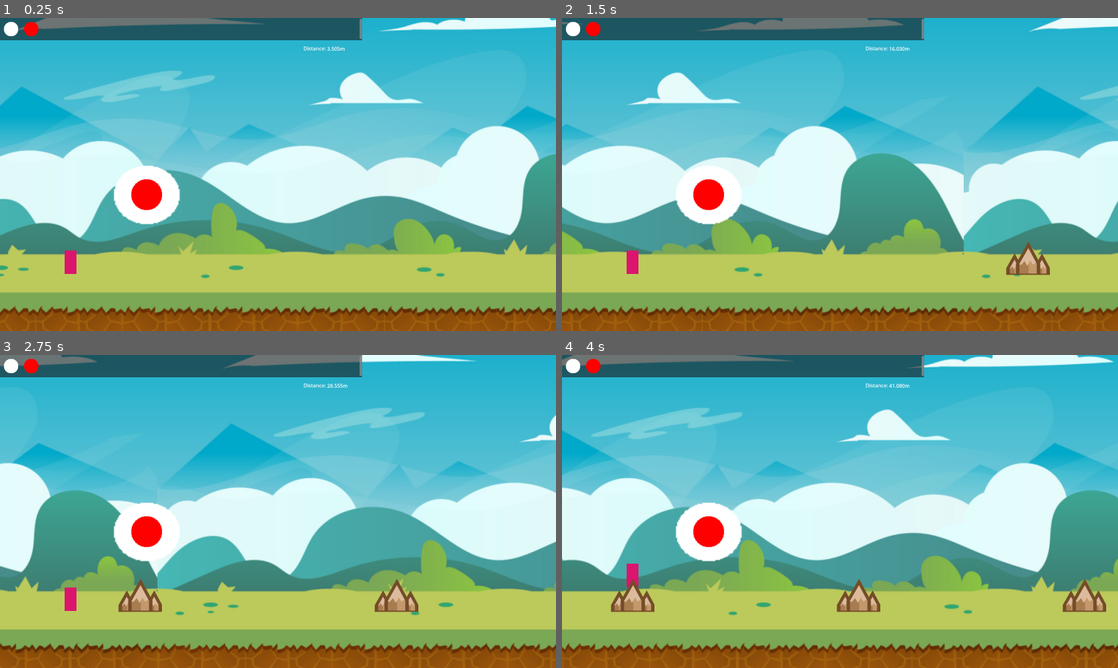
Above: before the commit, frames 1-4 (two rows, left to right).
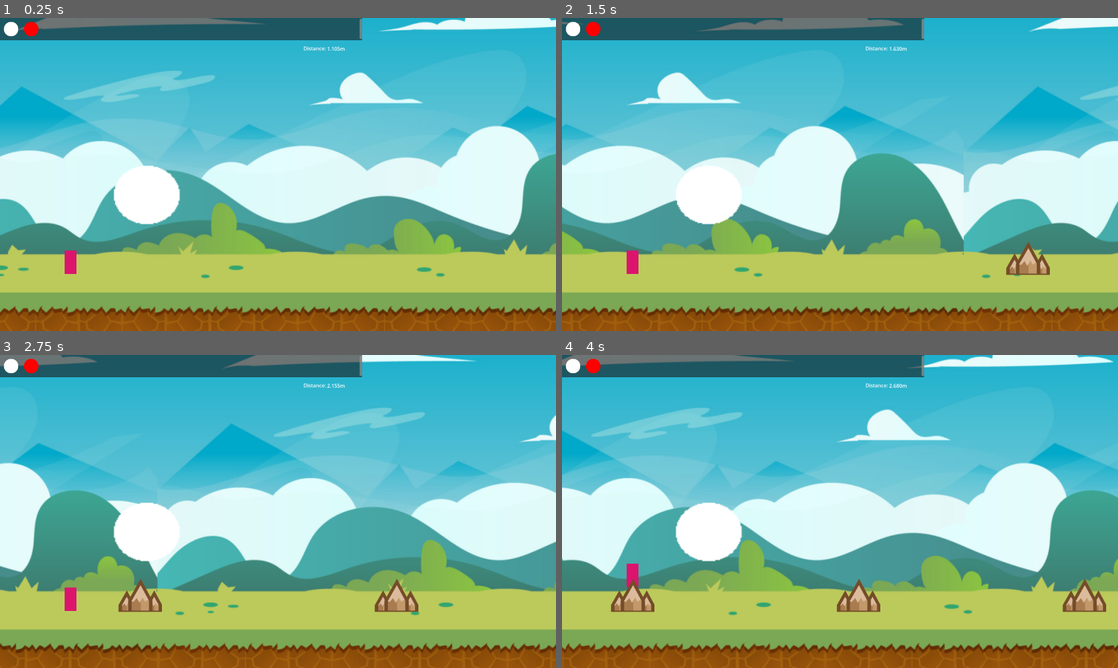
Above: after the commit, the same moments.

Repository: sarahletchford42/the-big-race
Game: Godot game, scene res://scenes/main_scene.tscn
Same seed, same stepped clock (60 frames per second), same inputs: the game is played once before the commit and once after it. The engine's default icon, where the game draws it, is replaced by a stand-in: a white triangle on a blue panel in a dark square.
Inputs:
- Up to frame 1 (0.25 s): no input
- Up to frame 2 (1.5 s): tap Enter (ui_accept) at 0.5, 0.77 s
- Up to frame 3 (2.75 s): tap Enter (ui_accept) at 1.52 s
- Up to frame 4 (4 s): tap Enter (ui_accept) at 3.02, 3.77 s

The runs differ from the first frame. In frame 1, 0.5% of the frame differs, in the area x 23-61%, y 9-62%; in frame 2, 0.5%; in frame 3, 0.5%; in frame 4, 0.5%, in the area x 23-63%, y 9-62%.

Commit message:
further optimized/ distance
changed the way that distance is calculated and further optimized the UI so it hopefully should stop lagging

Diff:
--- a/scenes/UI/Distance_Value.gd
+++ b/scenes/UI/Distance_Value.gd
@@ -1,5 +1,6 @@
 extends RichTextLabel
 
+var velocity
 var distance = float(1)
 @export var speed : float
 
@@ -8,14 +9,14 @@
 	set_text(str(distance) + "m")
 
 func _ready():
-	pass
+	velocity = get_tree().root.get_node("Main_Scene/background_image1")
 
 
 func _process(delta):
-	var value = float(delta / speed)
+	var value = float(delta / (-velocity.velocity * speed))
 	dist_add(value)
 
-func speed_up():
+func speed_down():
 	if speed < 0.99999:
 		speed += .1
 		print(speed)
@@ -23,7 +24,7 @@
 	if speed >= 1:
 		speed = 1.0
 
-func speed_down():
+func speed_up():
 	if speed > 0.10001:
 		speed = speed - .1
 		print(speed)
--- a/scenes/UI/Food_Request.gd
+++ b/scenes/UI/Food_Request.gd
@@ -1,19 +1,22 @@
 extends TextureRect
 
-@onready var thought = get_tree().root.get_node("Main_Scene/Camera2D/Main_UI/CanvasLayer/Thought_Bubble")
-@onready var inv = get_tree().root.get_node("Main_Scene/Camera2D/Main_UI/CanvasLayer/Inventory")
-@onready var rand_item = randi_range(0, inv.get_item_count())
-@onready var display = inv.get_item_icon(rand_item)
+@onready var thought
+@onready var inv
+@onready var rand_item
+@onready var display
 # Called when the node enters the scene tree for the first time.
 func _ready():
+	thought = get_tree().root.get_node("Main_Scene/Camera2D/Main_UI/CanvasLayer/Thought_Bubble")
+	inv = get_tree().root.get_node("Main_Scene/Camera2D/Main_UI/CanvasLayer/Inventory")
 	food()
-
 
 # Called every frame. 'delta' is the elapsed time since the previous frame.
 func _process(_delta):
 	pass
 
 func food():
+	rand_item = randi_range(0, inv.get_item_count() - 1)
+	display = inv.get_item_icon(rand_item)
 	thought.visible = true
 	self.visible = true
 	self.set_texture(display)
--- a/scenes/UI/Inventory.gd
+++ b/scenes/UI/Inventory.gd
@@ -1,15 +1,18 @@
 extends ItemList
 
-@onready var timer = get_tree().root.get_node("Main_Scene/Camera2D/Main_UI/CanvasLayer/Timer")
-@onready var thought = get_tree().root.get_node("Main_Scene/Camera2D/Main_UI/CanvasLayer/Thought_Bubble")
-@onready var food = get_tree().root.get_node("Main_Scene/Camera2D/Main_UI/CanvasLayer/Thought_Bubble/Food_Request")
-@onready var inv = get_tree().root.get_node("Main_Scene/Camera2D/Main_UI/CanvasLayer/Inventory")
-@onready var sp = get_tree().root.get_node("Main_Scene/Camera2D/Main_UI/CanvasLayer/Distance_Value")
+@onready var timer
+@onready var thought
+@onready var food
+@onready var inv
+@onready var sp
 
 
 func _ready():
-	pass # Replace with function body.
-
+	timer = get_tree().root.get_node("Main_Scene/Camera2D/Main_UI/CanvasLayer/Timer")
+	thought = get_tree().root.get_node("Main_Scene/Camera2D/Main_UI/CanvasLayer/Thought_Bubble")
+	food = get_tree().root.get_node("Main_Scene/Camera2D/Main_UI/CanvasLayer/Thought_Bubble/Food_Request")
+	inv = get_tree().root.get_node("Main_Scene/Camera2D/Main_UI/CanvasLayer/Inventory")
+	sp = get_tree().root.get_node("Main_Scene/Camera2D/Main_UI/CanvasLayer/Distance_Value")
 
 # Called every frame. 'delta' is the elapsed time since the previous frame.
 func _process(_delta):
@@ -38,5 +41,4 @@
 			sp.speed_up()
 	for i in range(inv.get_item_count()):
 		inv.set_item_disabled(i, true)
-	print("click")
 	timer_start()
--- a/scenes/UI/main_ui.tscn
+++ b/scenes/UI/main_ui.tscn
@@ -1,10 +1,9 @@
-[gd_scene load_steps=7 format=3 uid="uid://dssw1xv8c6ycs"]
+[gd_scene load_steps=6 format=3 uid="uid://dssw1xv8c6ycs"]
 
 [ext_resource type="Script" path="res://scenes/UI/Distance_Value.gd" id="1_ves6g"]
 [ext_resource type="Texture2D" uid="uid://bnmnke3i8lpte" path="res://images/UI/food_white.png" id="2_2lrsp"]
 [ext_resource type="Texture2D" uid="uid://bg0cxntrfbsqd" path="res://images/UI/food_red.png" id="3_evuxf"]
 [ext_resource type="Script" path="res://scenes/UI/Inventory.gd" id="4_v6x2b"]
-[ext_resource type="Texture2D" uid="uid://bw37efe8gtdex" path="res://icon.svg" id="5_nspj6"]
 [ext_resource type="Script" path="res://scenes/UI/Food_Request.gd" id="6_xxpus"]
 
 [node name="Main_UI" type="Control"]
@@ -43,7 +42,7 @@
 fit_content = true
 scroll_active = false
 script = ExtResource("1_ves6g")
-speed = 0.1
+speed = 0.5
 
 [node name="To_Next_Level_Value" type="RichTextLabel" parent="CanvasLayer"]
 visible = false
@@ -80,7 +79,7 @@
 offset_top = 57.0
 offset_right = 201.0
 offset_bottom = 185.0
-texture = ExtResource("5_nspj6")
+texture = ExtResource("2_2lrsp")
 script = ExtResource("6_xxpus")
 
 [node name="Timer" type="Timer" parent="CanvasLayer"]
